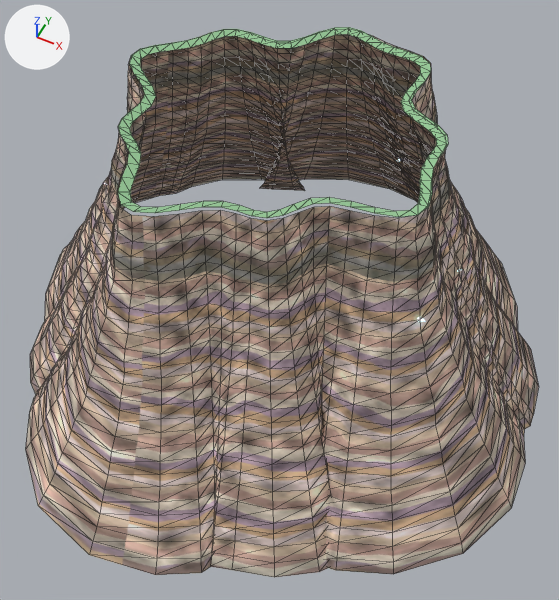
What one commit did to the glTF model design/world-fill/glb2/CliffWall_stack_06.glb.
One viewpoint serves both versions: a 50 mm lens placed at (153.0, -308.0, 412.0), pointed at (12.0, -24.0, 58.0). The axes (+X, +Y, +Z) are drawn at upper left. The lights are the same throughout. The first picture is the older version. Mesh edges are drawn as thin lines on the coarser meshes. Vertices at exactly the same position are counted once.

In view in the first picture: 'CliffWall_stack_06-lip0', 'CliffWall_stack_06-rock0'.
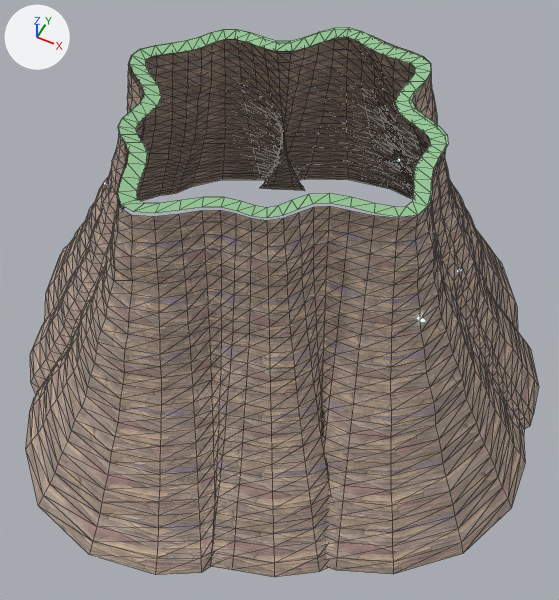
Patch to the scene script:
```diff
--- a/design/world-fill/glb2/CliffWall_stack_06.glb.py
+++ b/design/world-fill/glb2/CliffWall_stack_06.glb.py
@@ img_rock2 @@
+img_rock2 = load_image('rock2', '_unpacked/rock2', 1024, 1024, 'sRGB')
@@ img_rock2_n @@
+img_rock2_n = load_image('rock2-n', '_unpacked/rock2-n', 1024, 1024, 'Non-Color')
@@ mat_rock @@
 n0 = _N.new('ShaderNodeBsdfPrincipled'); n0.name = 'Principled BSDF'
 n2 = _N.new('ShaderNodeTexImage'); n2.name = 'Image Texture'
-n2.image = img_rock
+n2.image = img_rock2
+n3 = _N.new('ShaderNodeNormalMap'); n3.name = 'Normal Map'
+n3.uv_map = 'UVMap'
+n4 = _N.new('ShaderNodeTexImage'); n4.name = 'Image Texture.001'
+n4.image = img_rock2_n
 _L.new(n0.outputs[0], n1.inputs[0])  # 'BSDF' to 'Surface'
 _L.new(n2.outputs[0], n0.inputs[0])  # 'Color' to 'Base Color'
+_L.new(n3.outputs[0], n0.inputs[5])  # 'Normal' to 'Normal'
+_L.new(n4.outputs[0], n3.inputs[1])  # 'Color' to 'Color'
@@ me_cliffwall_stack_06_lip0 @@
 me_cliffwall_stack_06_lip0.from_pydata(...)  # 140 vertices, 140 faces; spans x -101.0..94.0, y -100.0..96.0, z 174.0..176.0
 # used by ob_cliffwall_stack_06_lip0; location = (0.0, 0.0, 0.0)
+# me_cliffwall_stack_06_lip0 part 1: 70 of 140 vertices moved; they spanned x -95.0..89.0, y -94.0..90.0, z 174.0 and now span x -92.0..86.0, y -91.0..87.0, z 174.0; mean shift (0.0, 0.0, 0.0); largest move (-25.0, -94.0, 174.0) -> (-25.0, -91.0, 174.0)
 me_cliffwall_stack_06_lip0.materials.append(mat_moss)
@@ me_cliffwall_stack_06_rock0 @@
 me_cliffwall_stack_06_rock0.from_pydata(...)  # 1890 vertices, 3640 faces; spans x -189.0..180.0, y -190.0..186.0, z -12.0..176.0
 # used by ob_cliffwall_stack_06_rock0; location = (0.0, 0.0, 0.0)
+# me_cliffwall_stack_06_rock0 part 2: texture (UV) coordinates of 3640 of 3640 faces, centred in x -187.0..178.0, y -184.0..182.0, z -10.0..173.0, changed; they spanned u 0.0..7.06, v 0.08..1.21 and now span u 0.0..21.17, v 0.0..6.25
 me_cliffwall_stack_06_rock0.materials.append(mat_rock)
```

Boxes (x1, y1, x2, y2) around the edits, measured in the pictures (559 x 600 px; the box of a moved part takes in the faces that stretch with it):
'CliffWall_stack_06-rock0', surface changed
    both: (26, 32, 538, 577)
part 1 of me_cliffwall_stack_06_lip0, moved or reshaped
    both: (118, 27, 447, 218)
part 2 of me_cliffwall_stack_06_rock0, surface changed
    both: (26, 36, 538, 577)
